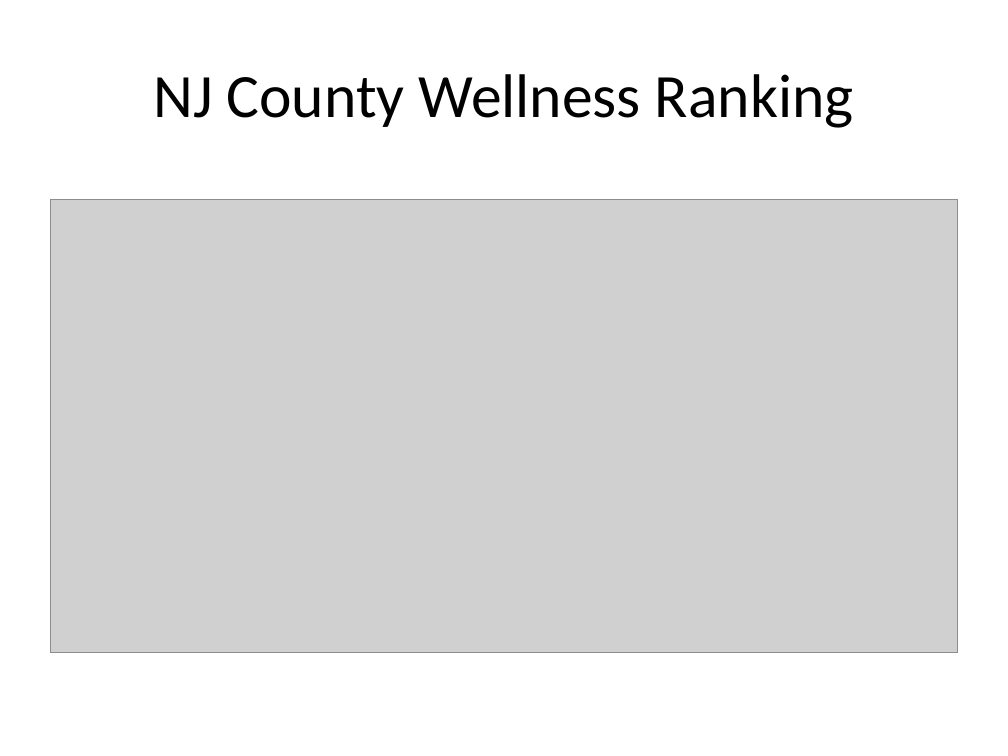
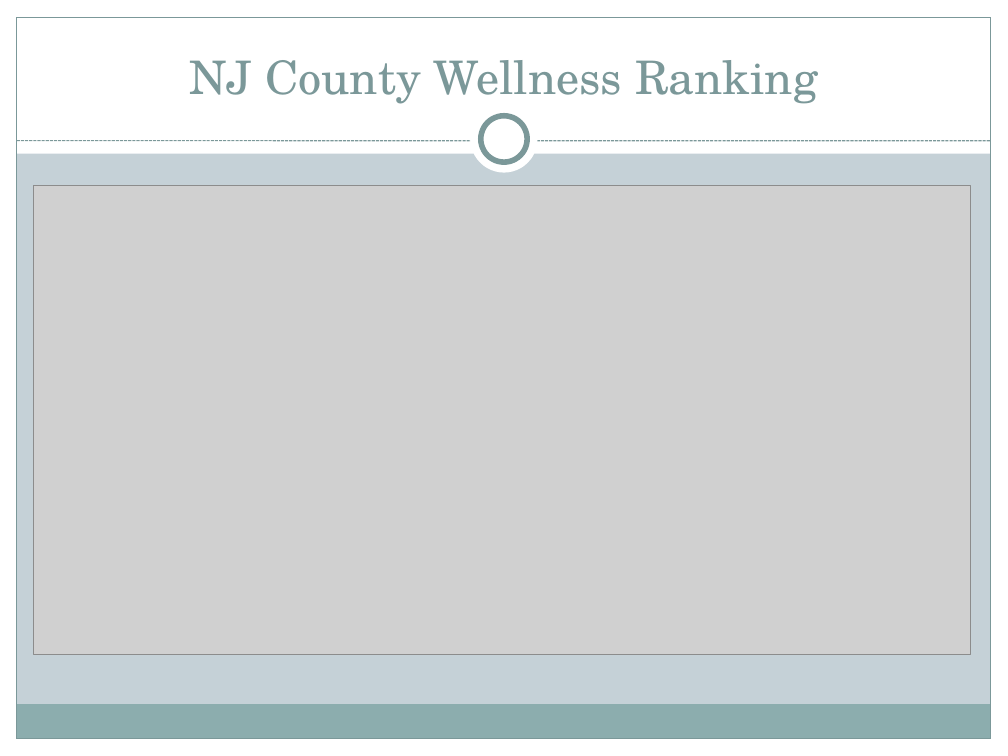
Before and after one commit to Persephone007/Forest-Density-and-Happiness, a slide deck: slide 7 of Does Forest Growth Correlate to Happiness.pptx. Drawn at 1008x756 pixels with LibreOffice and Linux fonts; fonts in the diff are those of the drawing; grey boxes stand for pictures. Boxes give left, top, right and bottom in pixels: in the first picture for what was removed or moved away, otherwise in the second. Text is boxed around its words. In the diff, an @@ line names an element or a change of style, - is before the commit and + after.

Commit message:
Added design template to powerpoint

```diff
--- a/Does Forest Growth Correlate to Happiness.pptx
+++ b/Does Forest Growth Correlate to Happiness.pptx
@@ background #FFFFFF to #C5D1D7 @@
@@ rectangle added at <box>0,0,1008,153</box>, fill #FFFFFF @@
@@ rectangle added at <box>0,0,17,756</box>, fill #FFFFFF @@
@@ rectangle added at <box>17,17,991,739</box>, outline #7C999A 0.75 pt @@
@@ title "NJ County Wellness Ranking": place and size @@
-title "NJ County Wellness Ranking" at <box>153,74,854,128</box>
+title "NJ County Wellness Ranking" at <box>189,60,818,104</box>
@@ title "NJ County Wellness Ranking" at <box>189,60,818,104</box>: size 44 to 33 pt, font Calibri to TeX Gyre Schola, text colour #000000 to #7C999A; vertical alignment middle to bottom @@
@@ rectangle added at <box>991,0,1008,756</box>, fill #FFFFFF @@
@@ ellipse added at <box>471,106,538,173</box>, fill #FFFFFF @@
@@ ellipse added at <box>481,116,527,162</box>, fill #FFFFFF, outline #7C999A 4 pt @@
@@ line added from (17, 141) to (991, 141), #7C999A 0.75 pt dashed @@
@@ picture: place and size @@
-picture at <box>50,199,958,652</box>
+picture at <box>33,186,971,655</box>
@@ rectangle added at <box>16,705,990,739</box>, fill #8CADAE @@
@@ rectangle added at <box>0,739,1008,756</box>, fill #FFFFFF @@
```
Also in this commit, not shown: 18 other slides changed.
